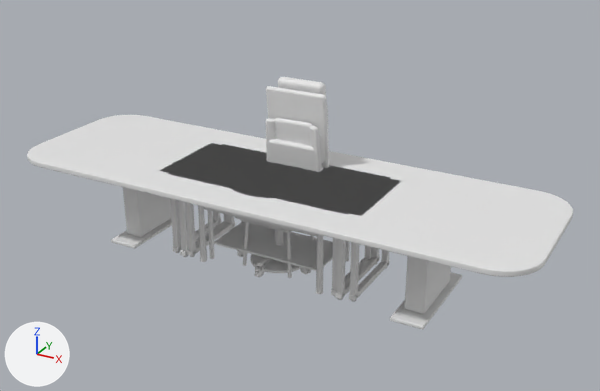
The glTF model frontend/public/office-new/kit/furniture.glb as it was, and as the next commit left it.
Both versions are drawn from a camera (50 mm lens) standing at (3.09, -5.27, 3.26) and looking at (0.13, 0.11, 0.56). Lighting does not change. The marker at lower left points along +X, +Y and +Z. The older version comes first.

The first picture shows 'chair_exec', 'chair_meeting', 'chair_office', 'desk_150x75', 'desk_160x80', 'desk_180x75', 'table_coffee', 'table_conference', 'table_round', 'table_small'.
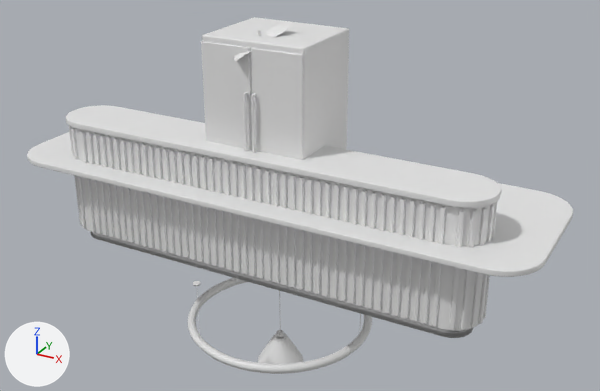
Changed parts and their boxes [x1, y1, x2, y2] in the pictures (600 x 391 px):
'reception_desk', added
    after: [66, 105, 501, 338]
    faces in mat_wood (white #e7e7e7): [69, 126, 498, 330]
    faces in mat_wooddark (white #e7e7e7): [71, 127, 494, 331]
    faces in mat_stone (white #e7e7e7): [66, 105, 501, 208]
    faces in mat_metal (white #e7e7e7): [90, 231, 473, 338]
'fridge', added
    after: [201, 17, 349, 160]
    faces in mat_steel (white #e7e7e7): [201, 17, 349, 160]
    faces in mat_metal (white #e7e7e7): [243, 92, 256, 153]
'pendant_ring', added
    after: [188, 278, 372, 374]
    faces in mat_brass (white #e7e7e7): [188, 278, 372, 373]
    faces in mat_glow (white #e7e7e7): [209, 281, 353, 374]
'pendant_dome', added
    after: [258, 291, 303, 364]
    faces in mat_metal (white #e7e7e7): [258, 291, 303, 364]
'plant_tall', added
    after: [234, 24, 292, 61]
    faces in mat_leaf (white #e7e7e7): [234, 24, 292, 61]
'table_conference', unchanged, covered by the edit
    before: [27, 115, 573, 329]
    after: [27, 132, 573, 277]
'desk_180x75', unchanged, covered by the edit
    before: [160, 143, 401, 302]
'table_coffee', unchanged, covered by the edit
    before: [204, 207, 350, 271]
'chair_exec', unchanged, covered by the edit
    before: [235, 77, 329, 277]

What the commit changed:
Material 'Stone' (mat_stone) is new.
Its base color is (0.8, 0.8, 0.8) (white #e7e7e7).
Material 'Glow' (mat_glow) is new.
Its base color is (0.8, 0.8, 0.8) (white #e7e7e7).
Material 'WoodDark' (mat_wooddark) is new.
Its base color is (0.8, 0.8, 0.8) (white #e7e7e7).
Material 'Pot' (mat_pot) is new.
Its base color is (0.8, 0.8, 0.8) (white #e7e7e7).
Material 'Leaf' (mat_leaf) is new.
Its base color is (0.8, 0.8, 0.8) (white #e7e7e7).
Material 'Trunk' (mat_trunk) is new.
Its base color is (0.8, 0.8, 0.8) (white #e7e7e7).
Material 'Soil' (mat_soil) is new.
Its base color is (0.8, 0.8, 0.8) (white #e7e7e7).
Material 'Leaf2' (mat_leaf2) is new.
Its base color is (0.8, 0.8, 0.8) (white #e7e7e7).
Material 'Brass' (mat_brass) is new.
Its base color is (0.8, 0.8, 0.8) (white #e7e7e7).
Material 'Steel' (mat_steel) is new.
Its base color is (0.8, 0.8, 0.8) (white #e7e7e7).
Mesh me_reception_desk is new.
It has 2136 vertices, 3996 faces and spans x -1.84..1.84, y -0.54..0.49, z 0.0..1.09.
Faces by material slot: [84, 168, 476, 476, 2684, 108].
It uses material mat_metal (white #e7e7e7).
It uses material mat_glow (white #e7e7e7).
It uses material mat_wooddark (white #e7e7e7).
It uses material mat_stone (white #e7e7e7).
It uses material mat_wood (white #e7e7e7).
It uses material mat_laminate (white #e7e7e7).
Mesh me_plant_tall is new.
It has 1449 vertices, 2062 faces and spans x -0.32..0.38, y -0.45..0.36, z 0.0..1.96.
Faces by material slot: [764, 92, 84, 946, 176].
It uses material mat_pot (white #e7e7e7).
It uses material mat_soil (white #e7e7e7).
It uses material mat_trunk (white #e7e7e7).
It uses material mat_leaf (white #e7e7e7).
It uses material mat_leaf2 (white #e7e7e7).
Mesh me_pendant_ring is new.
It has 1392 vertices, 2760 faces and spans x -0.79..0.79, y -0.79..0.79, z -0.6..0.0.
Faces by material slot: [36, 1572, 1152].
It uses material mat_metal (white #e7e7e7).
It uses material mat_brass (white #e7e7e7).
It uses material mat_glow (white #e7e7e7).
Mesh me_pendant_dome is new.
It has 340 vertices, 660 faces and spans x -0.198..0.198, y -0.198..0.198, z -0.995..0.0.
Faces by material slot: [476, 60, 124].
It uses material mat_metal (white #e7e7e7).
It uses material mat_brass (white #e7e7e7).
It uses material mat_glow (white #e7e7e7).
Mesh me_fridge is new.
It has 552 vertices, 1060 faces and spans x -0.43..0.43, y -0.42..0.36, z 0.0..1.9.
Faces by material slot: [432, 628].
It uses material mat_steel (white #e7e7e7).
It uses material mat_metal (white #e7e7e7).
Object 'reception_desk' (ob_reception_desk) is new; it shows me_reception_desk.
Its location is (0.0, 0.0, 0.0).
Object 'plant_tall' (ob_plant_tall) is new; it shows me_plant_tall.
Its location is (0.0, 0.0, 0.0).
Object 'pendant_ring' (ob_pendant_ring) is new; it shows me_pendant_ring.
Its location is (0.0, 0.0, 0.0).
Object 'pendant_dome' (ob_pendant_dome) is new; it shows me_pendant_dome.
Its location is (0.0, 0.0, 0.0).
Object 'fridge' (ob_fridge) is new; it shows me_fridge.
Its location is (0.0, 0.0, 0.0).
